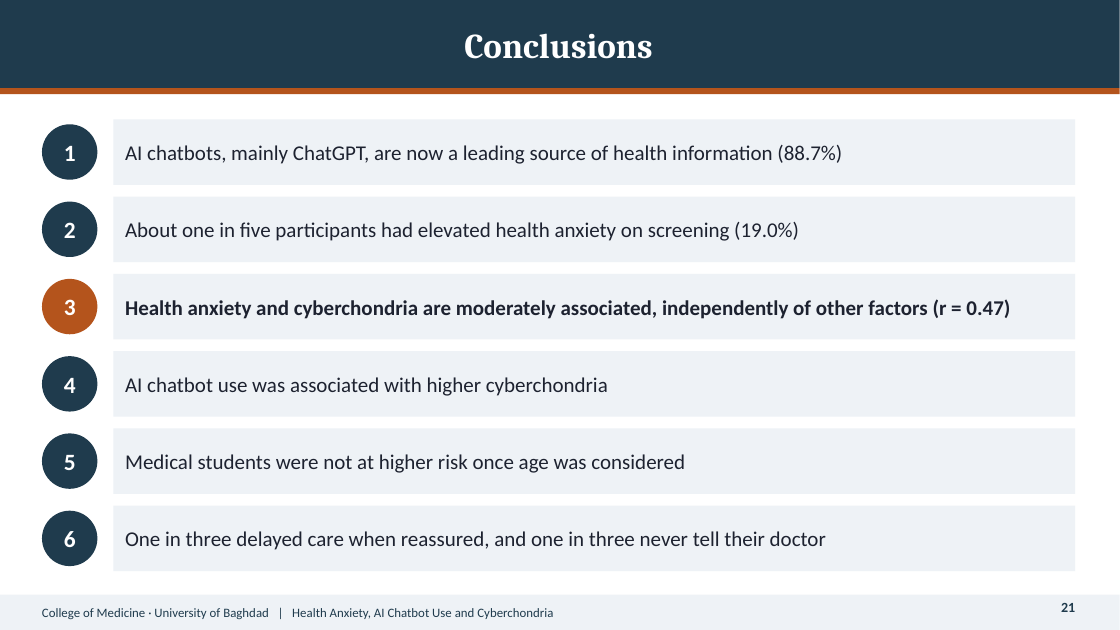
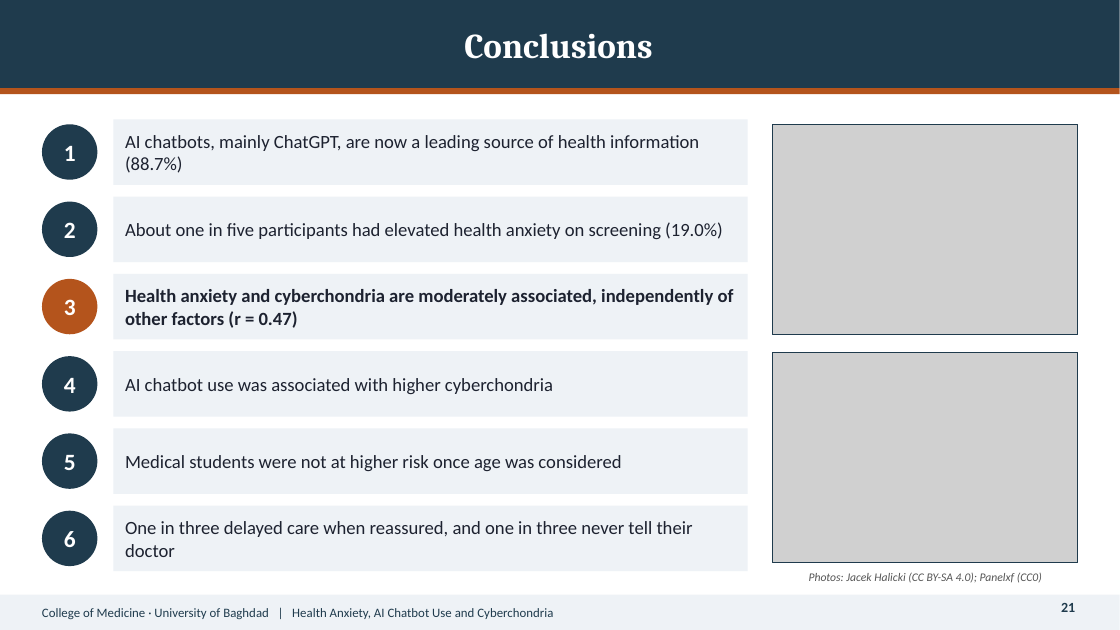
Before and after one commit to Yaseen279/History-Exam, a slide deck: slide 21 of research/output/study/slides/Defence_Presentation.pptx. Drawn at 1120x630 pixels with LibreOffice and Linux fonts; fonts in the diff are those of the drawing; grey boxes stand for pictures. Boxes give left, top, right and bottom in pixels: in the first picture for what was removed or moved away, otherwise in the second. Text is boxed around its words. In the diff, an @@ line names an element or a change of style, - is before the commit and + after.

```diff
--- a/research/output/study/slides/Defence_Presentation.pptx
+++ b/research/output/study/slides/Defence_Presentation.pptx
@@ rectangle "AI chatbots, mainly ChatGPT, are ...": place and size @@
-rectangle "AI chatbots, mainly ChatGPT, are ..." at [113,119,1075,185]
+rectangle "AI chatbots, mainly ChatGPT, are ..." at [113,119,748,185]
@@ picture added at [773,124,1078,334] @@
@@ rectangle added at [773,124,1078,334], outline #1F3B4D 1.25 pt @@
@@ rectangle "About one in five participants ...": place and size @@
-rectangle "About one in five participants ..." at [113,197,1075,262]
+rectangle "About one in five participants ..." at [113,197,748,262]
@@ rectangle "Health anxiety and cyberchondria are ...": place and size @@
-rectangle "Health anxiety and cyberchondria are ..." at [113,274,1075,339]
+rectangle "Health anxiety and cyberchondria are ..." at [113,274,748,339]
@@ rectangle "AI chatbot use was associated ...": place and size @@
-rectangle "AI chatbot use was associated ..." at [113,351,1075,417]
+rectangle "AI chatbot use was associated ..." at [113,351,748,417]
@@ picture added at [773,353,1078,563] @@
@@ rectangle added at [773,353,1078,563], outline #1F3B4D 1.25 pt @@
@@ rectangle "Medical students were not at ...": place and size @@
-rectangle "Medical students were not at ..." at [113,429,1075,494]
+rectangle "Medical students were not at ..." at [113,429,748,494]
@@ size 18 to 16 pt in 6 elements at [113,119,748,185], [113,197,748,262], [113,274,748,339], [113,351,748,417], [113,429,748,494], [113,506,748,571] @@
@@ rectangle "One in three delayed care ...": place and size @@
-rectangle "One in three delayed care ..." at [113,506,1075,571]
+rectangle "One in three delayed care ..." at [113,506,748,571]
@@ text added at [809,572,1042,583], 10 pt, text #555555, italic @@
+Photos: Jacek Halicki (CC BY-SA 4.0); Panelxf (CC0)
```
Also in this commit, not shown: 7 other slides changed, 9 other files.
